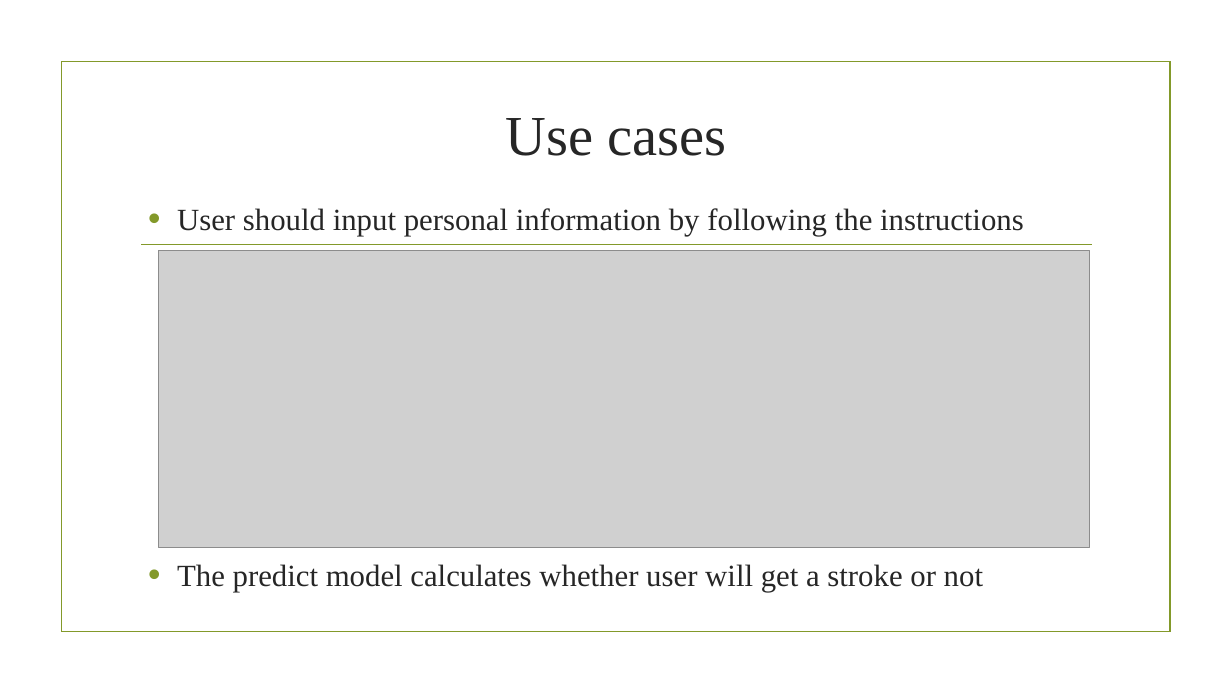
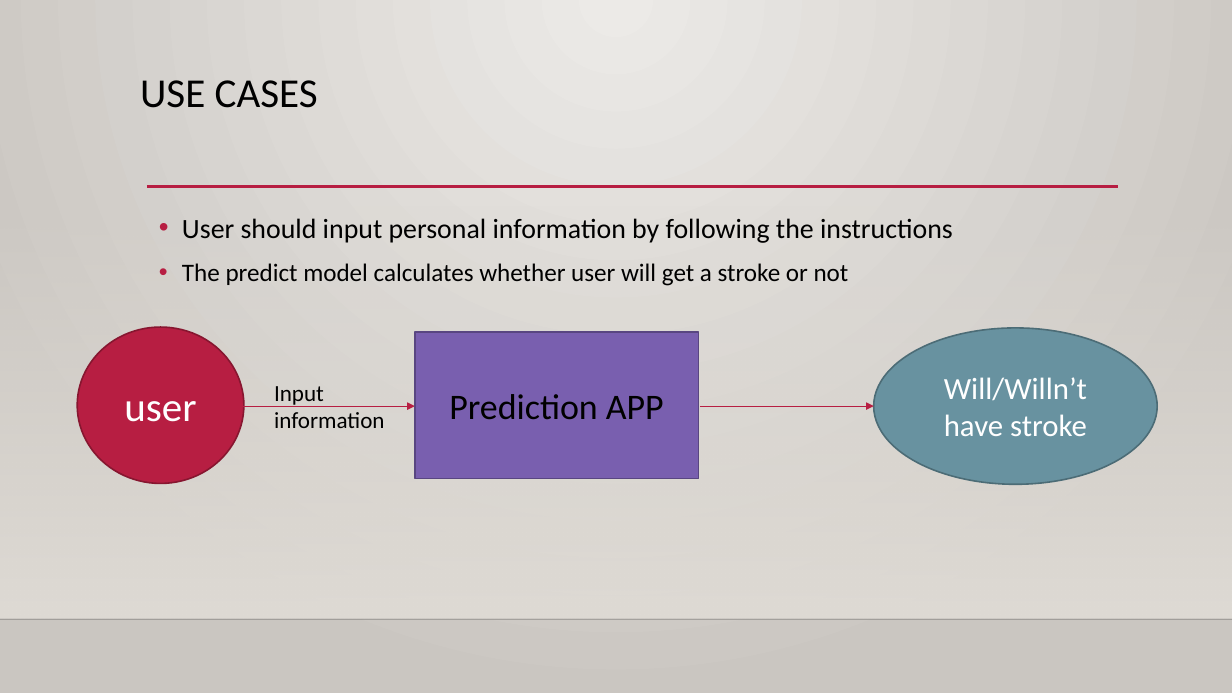
Before and after one commit to MAQI-SHI/CSYE-7200-Final-Project-Team-6, a slide deck: slide 3 of finalPresentation.pptx. Drawn at 1232x693 pixels with LibreOffice and Linux fonts; fonts in the diff are those of the drawing; grey boxes stand for pictures; background and template pictures are left out. Boxes give left, top, right and bottom in pixels: in the first picture for what was removed or moved away, otherwise in the second. Text is boxed around its words. In the diff, an @@ line names an element or a change of style, - is before the commit and + after.

```diff
--- a/finalPresentation.pptx
+++ b/finalPresentation.pptx
@@ background picture (left out) to gradient #ECEAE7 to #CAC7C1 @@
@@ title "USE CASES" at box(140, 80, 318, 108): vertical alignment middle to top @@
@@ title at box(140, 80, 318, 108): text changed; size 44 to 32 pt; font Times New Roman to Calibri; text colour #262626 to #000000 @@
-Use cases
+USE CASES
@@ text "User should input personal information ...": place and size @@
-text "User should input personal information ..." at box(177, 208, 1024, 592)
+text "User should input personal information ..." at box(182, 218, 953, 286)
@@ text "User should input personal information ..." at box(182, 218, 953, 286): size 24 to 21.7 pt in "User should input personal information by following ..."; font Times New Roman to Calibri, text colour #262626 to #000000; size 24 to 19.6 pt in "The predict model calculates whether user will ..."; indent changed; bullet colour #83992A to #B71E42 @@
@@ rectangle: place and size @@
-rectangle at box(61, 62, 1170, 632)
+rectangle at box(0, 204, 1232, 619)
@@ rectangle at box(0, 204, 1232, 619): fill none to gradient #DFDBD5; outline #83992A 1.25 pt to none @@
@@ line moved from (141, 245) - (1092, 245) to (147, 187) - (1118, 187) @@
@@ line (147, 187) - (1118, 187): stroke #83992A 1.25 pt to #B71E42 2.5 pt @@
@@ picture removed at box(159, 250, 1090, 548) @@
@@ ellipse added at box(78, 327, 244, 483), fill #B71E42, outline #871631 1.25 pt, 32 pt, text #FFFFFF @@
+user
@@ ellipse added at box(874, 328, 1158, 484), fill #6892A0, outline #4D6C76 1.25 pt, 24 pt, text #FFFFFF @@
+Will/Willn’t have stroke
@@ rectangle added at box(415, 332, 699, 479), fill #795FAF, outline #5A4681 1.25 pt, 28 pt, text #000000 @@
+Prediction APP
@@ text added at box(274, 386, 385, 428), 18 pt, text #000000 @@
+Input
+information
@@ arrow added from (243, 407) to (415, 407), #B71E42 0.75 pt @@
@@ arrow added from (700, 407) to (874, 407), #B71E42 0.75 pt @@
@@ line added from (0, 619) to (1232, 619), #000001 1 pt @@
```
Also in this commit, not shown: 12 other slides changed, 6 slides added, 2 slides removed, 2 other files.
